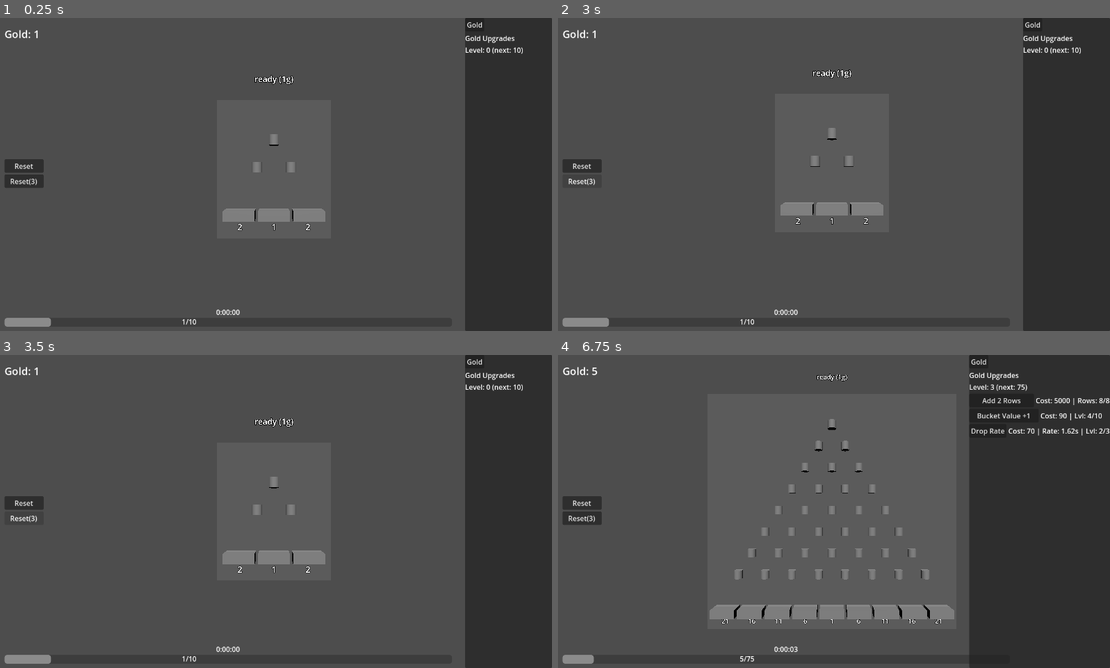
Above: before the commit, frames 1-4 (two rows, left to right).
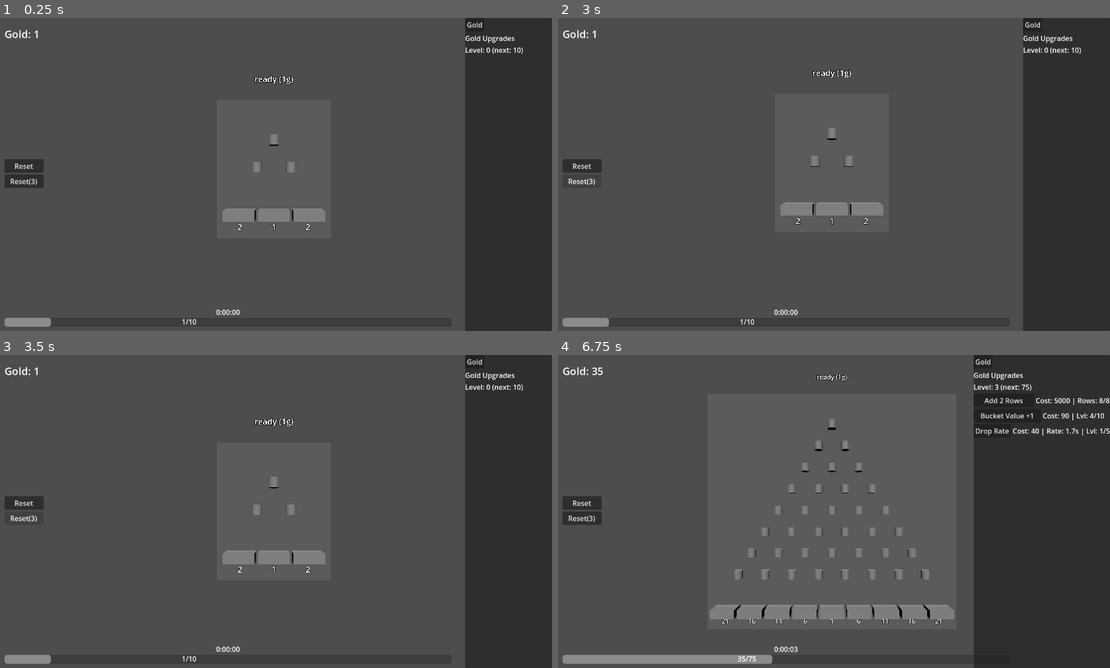
Above: after the commit, the same moments.

Repository: kjbrown-sandbox/pleenko
Game: Godot game, scene res://scenes/main.tscn
Same seed, same stepped clock (60 frames per second), same inputs: the game is played once before the commit and once after it.
Inputs:
- Up to frame 1 (0.25 s): no input
- Up to frame 2 (3 s): click "Gold" at 0.5 s; click "Gold" at 1.25 s; click "Gold" at 2 s; click "Reset" at 2.75 s
- Up to frame 3 (3.5 s): no input
- Up to frame 4 (6.75 s): click "Reset(3)" at 3.5 s; click "Add 2 Rows" at 4.25 s; click "Bucket Value +1" at 5 s; click "Drop Rate" at 5.75 s; click "Drop Rate" at 6.5 s

Frames 1-3 are identical in both runs. In frame 4, 2.5% of the frame differs, in the area x 6-100%, y 0-100%.

Commit message:
Update coin display to show maximum coins and adjust drop rate parameters

Diff:
--- a/scripts/main.gd
+++ b/scripts/main.gd
@@ -32,14 +32,14 @@
 var bucket_value_delta: int = 5
 var bucket_value_level: int = 0
 var drop_rate_cost: int = 10
-var drop_rate_delta: int = 20
+var drop_rate_delta: int = 30
 var drop_rate_level: int = 0
 var autodropper_cost: int = 10
 
 # --- Gold upgrade caps (raised by orange) ---
 var gold_row_cap: int = 8
 var bucket_value_cap: int = 10
-var drop_rate_cap: int = 3
+var drop_rate_cap: int = 5
 var autodropper_cap: int = 10
 
 # --- Orange panel upgrades ---
@@ -148,7 +148,7 @@
 	add_child(save_timer)
 
 	# UI init
-	ui.update_coins(coin_total)
+	ui.update_coins(coin_total, coin_max)
 	_update_level_label()
 	_refresh_upgrade_panel()
 
@@ -298,14 +298,14 @@
 					return
 				if regular_board.drop_coin():
 					coin_total -= 1
-					ui.update_coins(coin_total)
+					ui.update_coins(coin_total, coin_max)
 					_update_level_label()
 					gold_drain_timer.start()
 			else:
 				# Queue mode
 				if gold_queue < gold_queue_max:
 					coin_total -= 1
-					ui.update_coins(coin_total)
+					ui.update_coins(coin_total, coin_max)
 					_update_level_label()
 					if gold_drain_timer.is_stopped():
 						# Timer ready — drop immediately
@@ -327,7 +327,7 @@
 			if selected_board.drop_coin():
 				coin_total -= orange_drop_cost
 				orange_queue -= 1
-				ui.update_coins(coin_total)
+				ui.update_coins(coin_total, coin_max)
 				_update_level_label()
 				_refresh_upgrade_header()
 				if timer:
@@ -356,7 +356,7 @@
 	if coin_total >= 1 and gold_queue < gold_queue_max:
 		coin_total -= 1
 		gold_queue += 1
-		ui.update_coins(coin_total)
+		ui.update_coins(coin_total, coin_max)
 		if gold_drain_timer.is_stopped():
 			gold_drain_timer.start()
 		_refresh_upgrade_header()
@@ -378,7 +378,7 @@
 	match bucket_type:
 		PlinkoBoard.BucketType.GOLD:
 			coin_total = mini(coin_total + value, coin_max)
-			ui.update_coins(coin_total)
+			ui.update_coins(coin_total, coin_max)
 			_check_level_up()
 		PlinkoBoard.BucketType.ORANGE:
 			_add_to_orange_queue(value)
@@ -667,7 +667,7 @@
 	regular_board.add_row()
 
 	regular_upgrade_cost *= 10
-	ui.update_coins(coin_total)
+	ui.update_coins(coin_total, coin_max)
 
 
 # === Bucket Value +1 (gold currency, gold panel, capped) ===
@@ -686,7 +686,7 @@
 
 	bucket_value_cost += bucket_value_delta
 	bucket_value_delta += 10
-	ui.update_coins(coin_total)
+	ui.update_coins(coin_total, coin_max)
 
 
 # === Drop Rate (gold currency, gold panel, capped) ===
@@ -700,12 +700,12 @@
 	coin_total -= drop_rate_cost
 	drop_rate_level += 1
 
-	gold_cooldown_time *= 0.9
+	gold_cooldown_time *= 0.85
 	gold_drain_timer.wait_time = gold_cooldown_time
 
 	drop_rate_cost += drop_rate_delta
-	drop_rate_delta += 20
-	ui.update_coins(coin_total)
+	drop_rate_delta += 30
+	ui.update_coins(coin_total, coin_max)
 
 
 # === Autodropper (gold currency, gold panel, capped) ===
@@ -723,7 +723,7 @@
 	autodropper_timer.wait_time = 10.0 / autodropper_level
 	autodropper_timer.start()
 
-	ui.update_coins(coin_total)
+	ui.update_coins(coin_total, coin_max)
 
 
 # === Gold Queue +1 (gold currency, gold panel, uncapped) ===
@@ -736,7 +736,7 @@
 	gold_queue_max += 1
 
 	gold_queue_up_cost += gold_queue_up_delta
-	ui.update_coins(coin_total)
+	ui.update_coins(coin_total, coin_max)
 
 
 # === Orange cap-raise upgrades (orange currency, raise gold caps) ===
@@ -886,9 +886,12 @@
 			message = "You have unlocked Queue in the shop."
 		5:
 			message = "You have unlocked Autodropper in the shop."
-		6, 7, 8, 9:
+		6, 7, 8:
 			message = "An ORANGE ball will be dropped!"
 			action = "orange_ball"
+		9:
+			message = "An ORANGE ball will be dropped!"
+			action = "orange_ball_and_cap"
 		10:
 			message = "You have unlocked Orange Buckets!"
 			action = "orange_buckets"
@@ -917,6 +920,10 @@
 	match entry["action"]:
 		"orange_ball":
 			regular_board.drop_coin(5)
+		"orange_ball_and_cap":
+			regular_board.drop_coin(5)
+			ui.show_coin_max = true
+			ui.update_coins(coin_total, coin_max)
 		"orange_buckets":
 			regular_board.orange_buckets_enabled = true
 			regular_board._build_board()
@@ -1209,7 +1216,9 @@
 			red_board._build_board()
 
 	# --- Refresh all UI ---
-	ui.update_coins(coin_total)
+	if player_level >= 9:
+		ui.show_coin_max = true
+	ui.update_coins(coin_total, coin_max)
 	if orange_board_unlocked:
 		ui.update_orange_coins(orange_coin_total)
 	if red_board_unlocked:
--- a/scripts/plinko_board.gd
+++ b/scripts/plinko_board.gd
@@ -16,9 +16,9 @@
 const TOP_Y := 3.0
 const BUCKET_OFFSET_Y := 0.6
 const LABEL_OFFSET_Y := 0.35
-const ORANGE_THRESHOLD := 4
+const ORANGE_THRESHOLD := 5
 const RED_THRESHOLD := 7
-const ORANGE_ROW_GATE := 6
+const ORANGE_ROW_GATE := 8
 const RED_ROW_GATE := 12
 
 var num_rows: int = 0
--- a/scripts/ui.gd
+++ b/scripts/ui.gd
@@ -126,8 +126,13 @@
 	game_timer_label.text = str(hours) + ":" + str(mins).pad_zeros(2) + ":" + str(s).pad_zeros(2)
 
 
-func update_coins(total: int) -> void:
-	coin_label.text = "Gold: " + str(total)
+var show_coin_max: bool = false
+
+func update_coins(total: int, max_coins: int = 0) -> void:
+	if show_coin_max and max_coins > 0:
+		coin_label.text = "Gold: " + str(total) + "/" + str(max_coins)
+	else:
+		coin_label.text = "Gold: " + str(total)
 
 
 func update_orange_coins(total: int) -> void:
